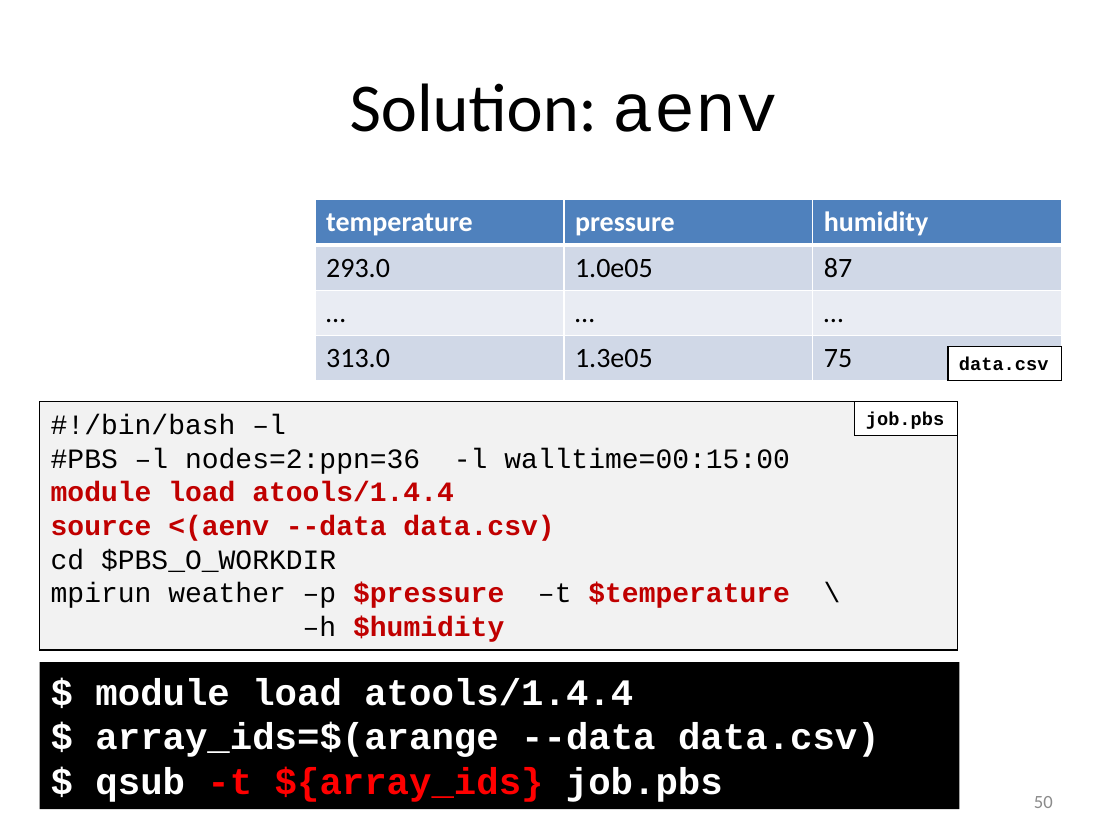
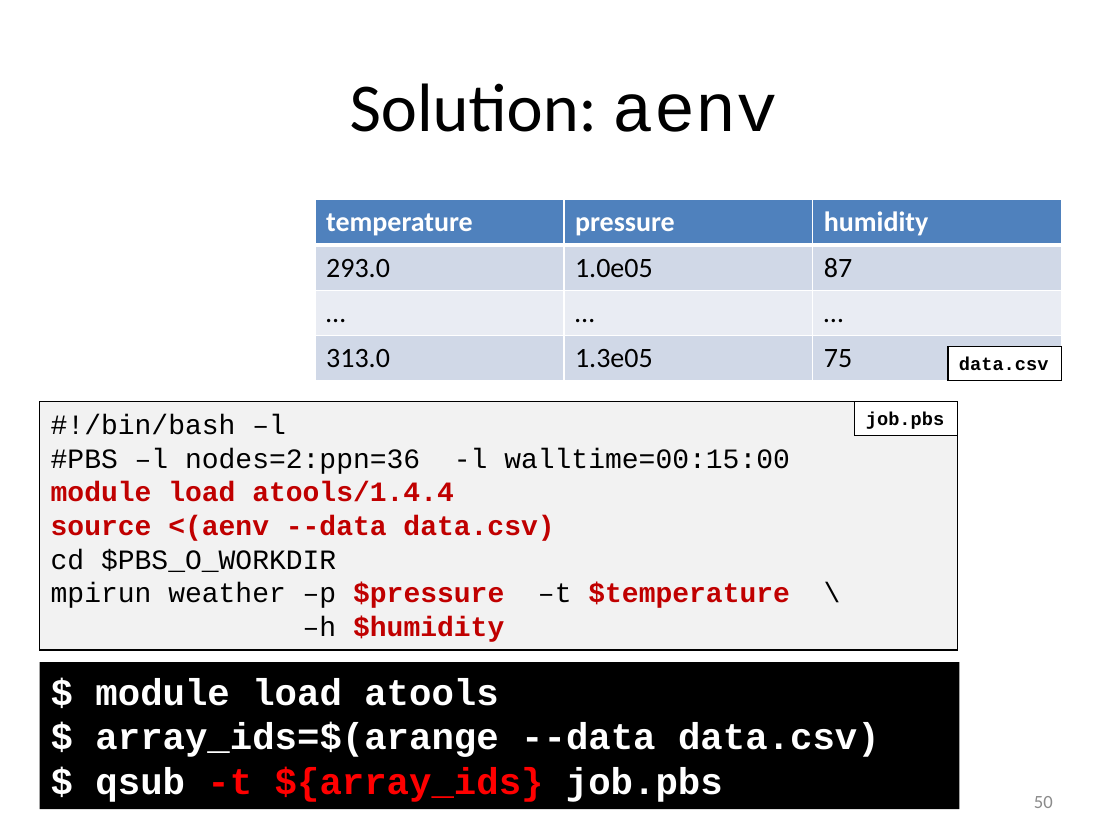
Before and after one commit to gjbex/worker-and-atools, a slide deck: slide 50 of worker_atools.pptx. Drawn at 1120x840 pixels with LibreOffice and Linux fonts; fonts in the diff are those of the drawing. Boxes give left, top, right and bottom in pixels: in the first picture for what was removed or moved away, otherwise in the second. Text is boxed around its words. In the diff, an @@ line names an element or a change of style, - is before the commit and + after.

Commit message:
Remove atools module version in example

```diff
--- a/worker_atools.pptx
+++ b/worker_atools.pptx
@@ text in rectangle at box(95, 678, 498, 706): text changed @@
-$ module load atools/1.4.4
+$ module load atools
```
